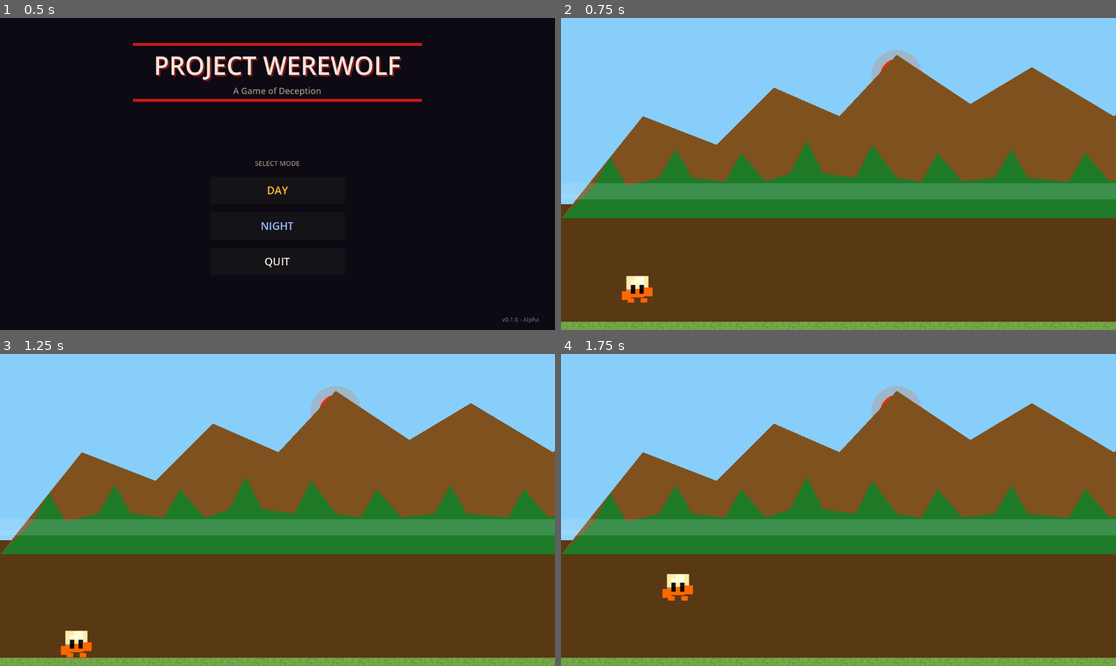
Above: before the commit, frames 1-4 (two rows, left to right).
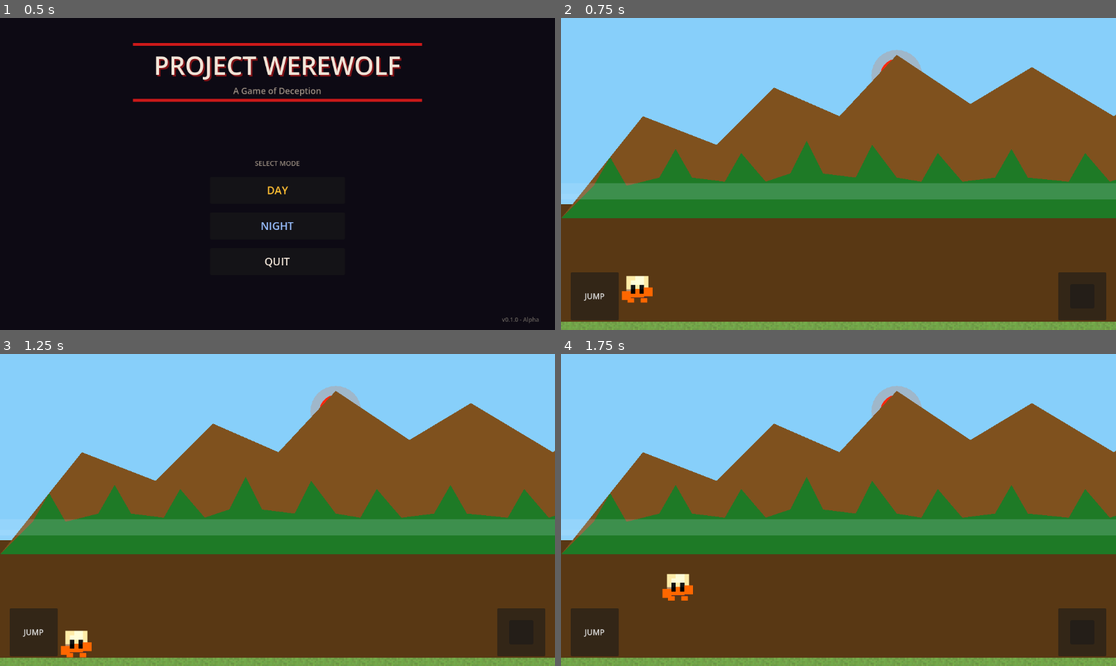
Above: after the commit, the same moments.

Repository: Sachindu-Nethmin/project-werewolf
Game: Godot game, scene res://scenes/main_menu.tscn
Same seed, same stepped clock (60 frames per second), same inputs: the game is played once before the commit and once after it.
Inputs (mouse positions are in pixels of both pictures, inside the frame that each line leads up to):
- Up to frame 1 (0.5 s): no input
- Up to frame 2 (0.75 s): click "DAY" at 0.5 s
- Up to frame 3 (1.25 s): no input
- Up to frame 4 (1.75 s): tap Enter (ui_accept) at 1.25, 1.35, 1.52 s; move the mouse to (960, 494) at 1.27 s; hold Right (ui_right) from 1.28 s (still down); click (960, 494) at 1.42 s

Frame 1 is identical in both runs. In frame 2, 2.7% of the frame differs, in the area x 1-99%, y 81-97%; in frame 3, 2.7%; in frame 4, 2.7%.

Commit message:
Added palyer movement controlls

Diff:
--- a/scenes/level_1.tscn
+++ b/scenes/level_1.tscn
@@ -3,6 +3,7 @@
 [ext_resource type="Script" uid="uid://coux76717j6fl" path="res://scripts/level_1.gd" id="1_level"]
 [ext_resource type="Script" uid="uid://ke32ci3q6lqt" path="res://scripts/player.gd" id="2_player"]
 [ext_resource type="Texture2D" uid="uid://csrg3beybd6vb" path="res://asset/charectors/hermit_sheet.png" id="3_hermit"]
+[ext_resource type="PackedScene" uid="uid://ql5s5c9r9xm6" path="res://scenes/mobile_controls.tscn" id="4_mobile"]
 
 [sub_resource type="RectangleShape2D" id="KillZoneShape"]
 size = Vector2(7680, 116)
@@ -186,3 +187,5 @@
 limit_right = 7680
 limit_bottom = 200
 position_smoothing_enabled = true
+
+[node name="MobileControls" parent="." instance=ExtResource("4_mobile")]
--- a/scenes/level_2.tscn
+++ b/scenes/level_2.tscn
@@ -3,6 +3,7 @@
 [ext_resource type="Script" uid="uid://b2lvl2scrpt01" path="res://scripts/level_2.gd" id="1_level"]
 [ext_resource type="Script" uid="uid://ke32ci3q6lqt" path="res://scripts/player.gd" id="2_player"]
 [ext_resource type="Texture2D" uid="uid://csrg3beybd6vb" path="res://asset/charectors/hermit_sheet.png" id="3_hermit"]
+[ext_resource type="PackedScene" uid="uid://ql5s5c9r9xm6" path="res://scenes/mobile_controls.tscn" id="4_mobile"]
 
 [sub_resource type="RectangleShape2D" id="KillZoneShape"]
 size = Vector2(7680, 116)
@@ -102,3 +103,5 @@
 limit_right = 7680
 limit_bottom = 200
 position_smoothing_enabled = true
+
+[node name="MobileControls" parent="." instance=ExtResource("4_mobile")]
--- /dev/null
+++ b/scenes/mobile_controls.tscn
@@ -0,0 +1,74 @@
+[gd_scene load_steps=5 format=3 uid="uid://ql5s5dasaxm6"]
+
+[ext_resource type="Script" path="res://scripts/mobile_controls.gd" id="1_script"]
+
+[sub_resource type="StyleBoxFlat" id="JoystickBaseStyle"]
+bg_color = Color(0.2, 0.2, 0.2, 0.5)
+corner_radius_top_left = 50
+corner_radius_top_right = 50
+corner_radius_bottom_right = 50
+corner_radius_bottom_left = 50
+border_width_left = 2
+border_width_top = 2
+border_width_right = 2
+border_width_bottom = 2
+border_color = Color(0.6, 0.6, 0.6, 0.8)
+
+[sub_resource type="StyleBoxFlat" id="JoystickHandleStyle"]
+bg_color = Color(0.4, 0.4, 0.4, 0.8)
+corner_radius_top_left = 25
+corner_radius_top_right = 25
+corner_radius_bottom_right = 25
+corner_radius_bottom_left = 25
+
+[sub_resource type="StyleBoxFlat" id="JumpButtonStyle"]
+bg_color = Color(0.3, 0.5, 0.8, 0.7)
+corner_radius_top_left = 50
+corner_radius_top_right = 50
+corner_radius_bottom_right = 50
+corner_radius_bottom_left = 50
+border_width_left = 2
+border_width_top = 2
+border_width_right = 2
+border_width_bottom = 2
+border_color = Color(0.5, 0.7, 0.9, 0.9)
+
+[node name="MobileControls" type="CanvasLayer"]
+layer = 10
+
+[node name="Control" type="Control" parent="."]
+layout_mode = 3
+anchors_left = 0.0
+anchors_top = 0.0
+anchors_right = 1.0
+anchors_bottom = 1.0
+mouse_filter = 2
+script = ExtResource("1_script")
+
+[node name="JoystickBase" type="Panel" parent="Control"]
+layout_mode = 0
+position = Vector2(460, 480)
+size = Vector2(100, 100)
+custom_minimum_size = Vector2(100, 100)
+theme_overrides_styles/panel = SubResource("JoystickBaseStyle")
+mouse_filter = 2
+
+[node name="JoystickHandle" type="Panel" parent="Control/JoystickBase"]
+layout_mode = 2
+offset_left = 25.0
+offset_top = 25.0
+offset_right = 75.0
+offset_bottom = 75.0
+custom_minimum_size = Vector2(50, 50)
+theme_overrides_styles/panel = SubResource("JoystickHandleStyle")
+mouse_filter = 2
+
+[node name="JumpButton" type="Button" parent="Control"]
+layout_mode = 0
+position = Vector2(20, 480)
+size = Vector2(100, 100)
+custom_minimum_size = Vector2(100, 100)
+theme_overrides_styles/normal = SubResource("JumpButtonStyle")
+theme_overrides_font_sizes/font_size = 24
+text = "JUMP"
+mouse_filter = 2
--- /dev/null
+++ b/scripts/mobile_controls.gd
@@ -0,0 +1,131 @@
+extends Control
+
+@export var joystick_base_size: float = 100.0
+@export var joystick_handle_size: float = 50.0
+@export var button_size: float = 100.0
+@export var padding: float = 20.0
+
+@onready var joystick_base = $JoystickBase
+@onready var joystick_handle = $JoystickBase/JoystickHandle
+@onready var jump_button = $JumpButton
+
+var _joystick_touch_id: int = -1
+var _jump_touch_id: int = -1
+var _joystick_center: Vector2
+var _joystick_max_distance: float
+var _mouse_pressed := false
+
+
+func _ready() -> void:
+	# Position controls relative to viewport
+	var viewport_size = get_viewport_rect().size
+
+	# Joystick: bottom-right corner
+	joystick_base.position = Vector2(
+		viewport_size.x - joystick_base_size - padding,
+		viewport_size.y - joystick_base_size - padding
+	)
+
+	# Jump button: bottom-left corner
+	jump_button.position = Vector2(
+		padding,
+		viewport_size.y - button_size - padding
+	)
+
+	_joystick_center = joystick_base.global_position + joystick_base.size / 2
+	_joystick_max_distance = joystick_base_size / 2
+
+
+func _input(event: InputEvent) -> void:
+	# Handle touch input
+	if event is InputEventScreenTouch:
+		if event.pressed:
+			_on_touch_pressed(event.position, event.get_index())
+		else:
+			_on_touch_released(event.get_index())
+	elif event is InputEventScreenDrag:
+		_on_touch_dragged(event)
+
+	# Handle mouse input (for Godot editor play simulation)
+	elif event is InputEventMouseButton:
+		if event.pressed and event.button_index == MOUSE_BUTTON_LEFT:
+			_on_touch_pressed(event.position, 0)
+			_mouse_pressed = true
+		elif not event.pressed and event.button_index == MOUSE_BUTTON_LEFT:
+			_on_touch_released(0)
+			_mouse_pressed = false
+	elif event is InputEventMouseMotion and _mouse_pressed:
+		_on_touch_dragged(event)
+
+
+func _on_touch_pressed(position: Vector2, touch_id: int) -> void:
+	var joystick_rect = joystick_base.get_global_rect()
+	var jump_rect = jump_button.get_global_rect()
+
+	# Check if touch is on joystick
+	if joystick_rect.has_point(position):
+		_joystick_touch_id = touch_id
+		_update_joystick(position)
+	# Check if touch is on jump button
+	elif jump_rect.has_point(position):
+		_jump_touch_id = touch_id
+		jump_button.modulate = Color.GRAY
+		Input.action_press("ui_accept")
+
+
+func _on_touch_released(touch_id: int) -> void:
+	# Reset joystick
+	if _joystick_touch_id == touch_id:
+		_joystick_touch_id = -1
+		joystick_handle.position = Vector2.ZERO
+		Input.action_release("ui_left")
+		Input.action_release("ui_right")
+
+	# Reset jump button
+	if _jump_touch_id == touch_id:
+		_jump_touch_id = -1
+		jump_button.modulate = Color.WHITE
+		Input.action_release("ui_accept")
+
+
+func _on_touch_dragged(event: InputEvent) -> void:
+	var pos = event.position if event is InputEventScreenDrag else (event as InputEventMouseMotion).position
+
+	if _joystick_touch_id == (event.get_index() if event is InputEventScreenDrag else 0):
+		_update_joystick(pos)
+
+
+func _update_joystick(touch_position: Vector2) -> void:
+	var joystick_rect = joystick_base.get_global_rect()
+	_joystick_center = joystick_rect.get_center()
+
+	# Calculate vector from center to touch
+	var touch_offset = touch_position - _joystick_center
+	var distance = touch_offset.length()
+
+	# Clamp to max distance
+	if distance > _joystick_max_distance:
+		touch_offset = touch_offset.normalized() * _joystick_max_distance
+		distance = _joystick_max_distance
+
+	# Update handle position (relative to base)
+	var handle_local_pos = touch_offset
+	joystick_handle.position = handle_local_pos
+
+	# Determine input based on direction
+	_update_movement_input(touch_offset)
+
+
+func _update_movement_input(offset: Vector2) -> void:
+	# Use a deadzone to avoid drift
+	var deadzone = 10.0
+
+	if offset.x < -deadzone:
+		Input.action_press("ui_left")
+		Input.action_release("ui_right")
+	elif offset.x > deadzone:
+		Input.action_press("ui_right")
+		Input.action_release("ui_left")
+	else:
+		Input.action_release("ui_left")
+		Input.action_release("ui_right")
Not shown, added: scripts/mobile_controls.gd.uid
